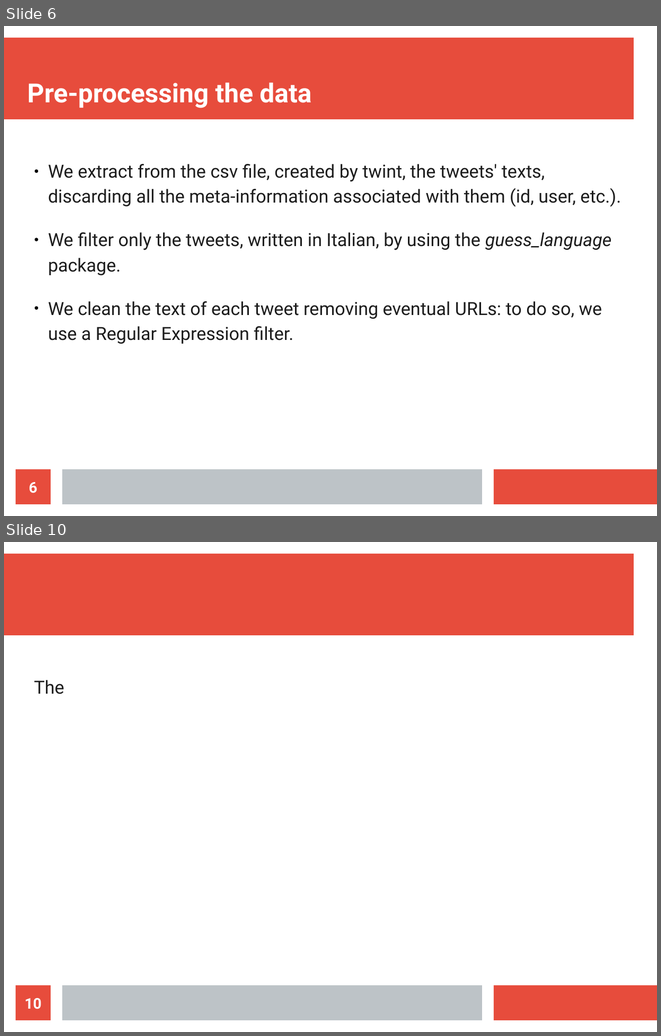
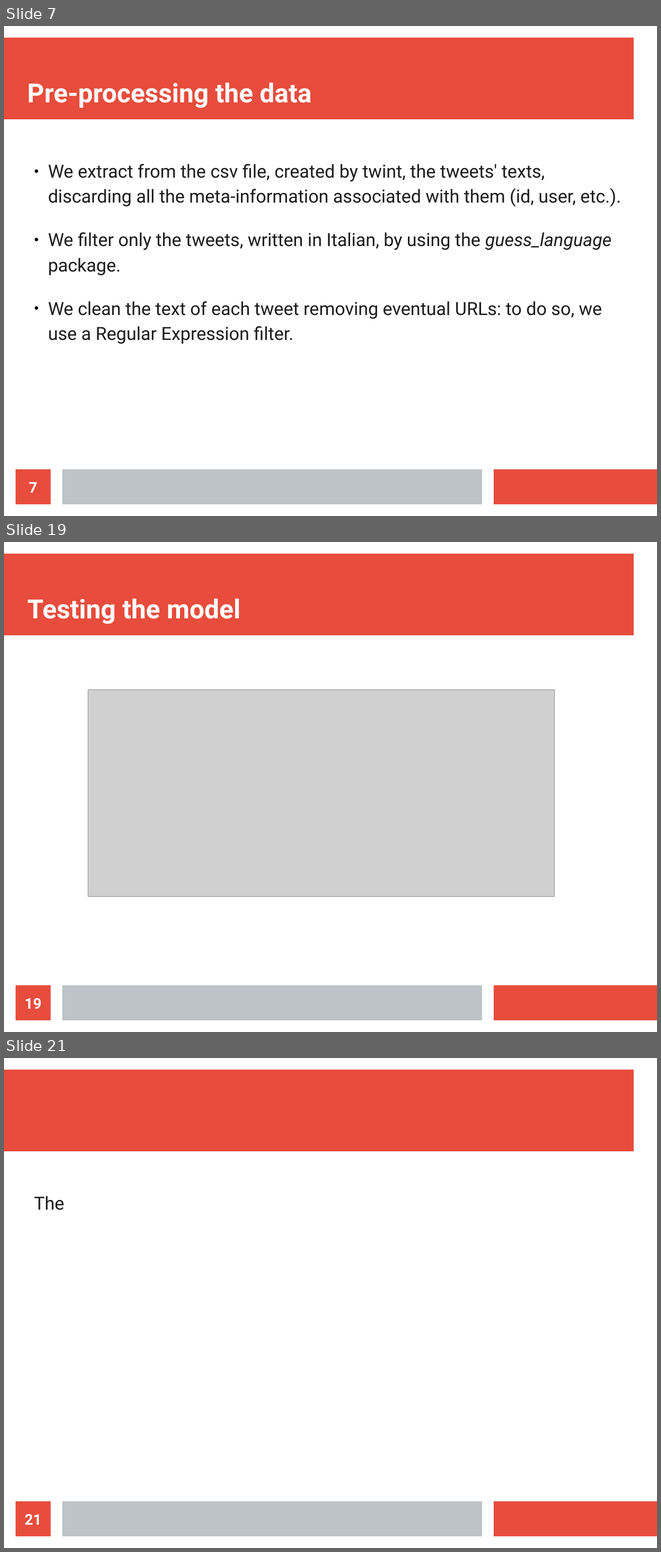
Before and after one commit to MarcoParola/STAD, a slide deck: doc/presentation.odp. Shown one above the other, each under a label of ours: slides 6 and 10 before the commit, slides 7, 19 and 21 after it; the slides between them are not shown. The pictures are 661x1036 and 661x1552 pixels, drawn with LibreOffice and Linux fonts; fonts in the diff are those of the drawing; grey boxes stand for pictures. Boxes give left, top, right and bottom in pixels: in the first picture for what was removed or moved away, otherwise in the second. Text is boxed around its words. In the diff, an @@ line names an element or a change of style, - is before the commit and + after.

```diff
--- a/doc/presentation.odp
+++ b/doc/presentation.odp
@@ slide 19 added at (4,542,657,1032), background #FFFFFF; not listed: 3 template elements that a slide beside it also shows @@
@@ title added at (27,598,240,624), 32 pt, text #FFFFFF, bold @@
+Testing the model
@@ picture added at (88,689,555,897) @@
@@ page number added at (16,985,51,1020), fill #E74C3C, 18 pt, text #FFFFFF, bold @@
+19
@@ what was slide 6 is now slide 7 @@
@@ page number at (29,482,37,492): text changed @@
-6
+7
@@ what was slide 10 is now slide 21 @@
@@ page number at (25,1514,42,1524): text changed @@
-10
+21
```
Also in this commit, not shown: 2 slides changed, 12 other slides added, 4 slides removed.
